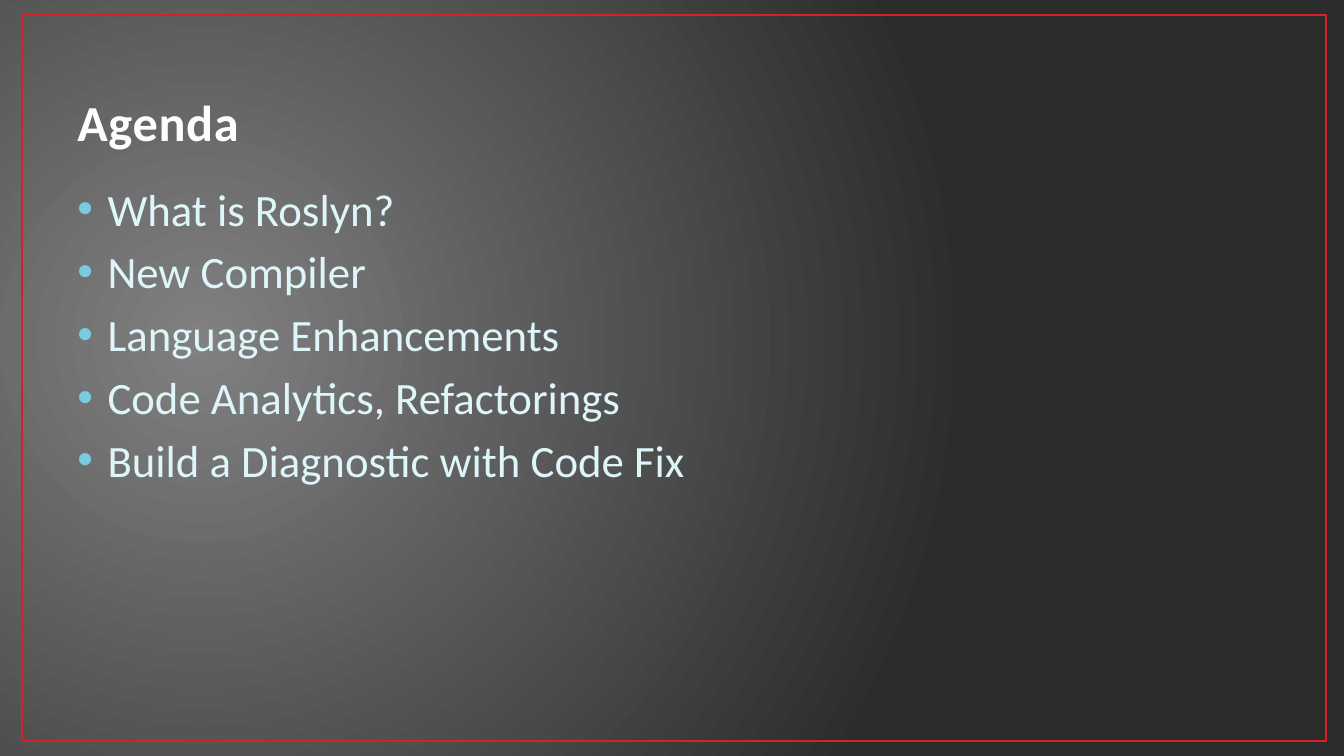
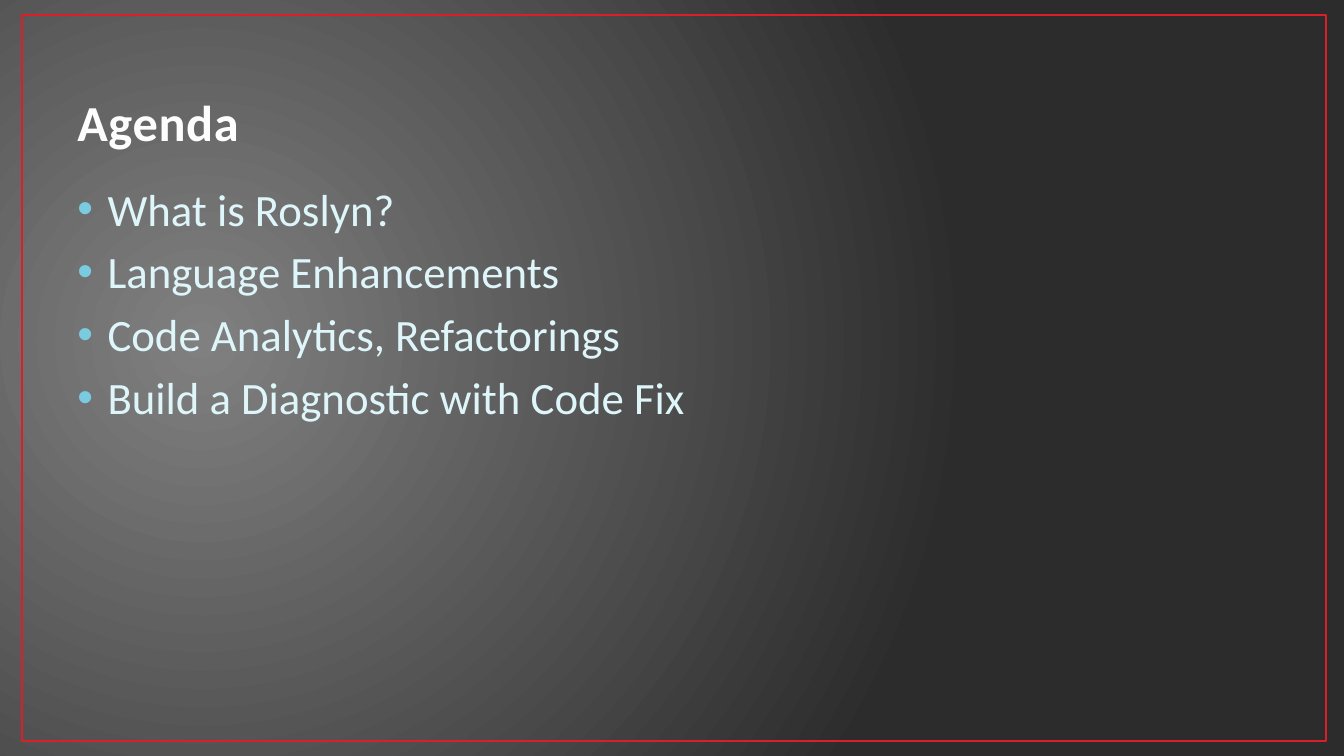
Before and after one commit to jwooley/RoslynAndYou, a slide deck: slide 2 of RoslynAndYou.pptx. Drawn at 1344x756 pixels with LibreOffice and Linux fonts; fonts in the diff are those of the drawing. Boxes give left, top, right and bottom in pixels: in the first picture for what was removed or moved away, otherwise in the second. Text is boxed around its words. In the diff, an @@ line names an element or a change of style, - is before the commit and + after.

```diff
--- a/RoslynAndYou.pptx
+++ b/RoslynAndYou.pptx
@@ text at bbox=[108, 257, 366, 295]: paragraph removed @@
-• New Compiler
```
Also in this commit, not shown: 8 other slides changed, 3 slides added, 1 slide removed.
